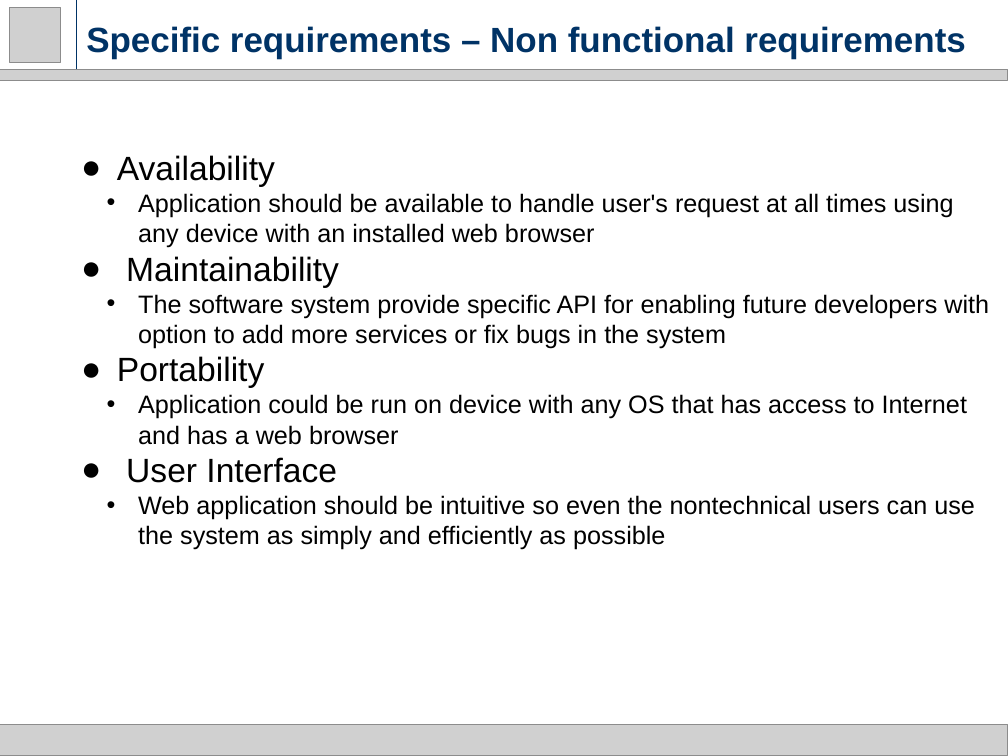
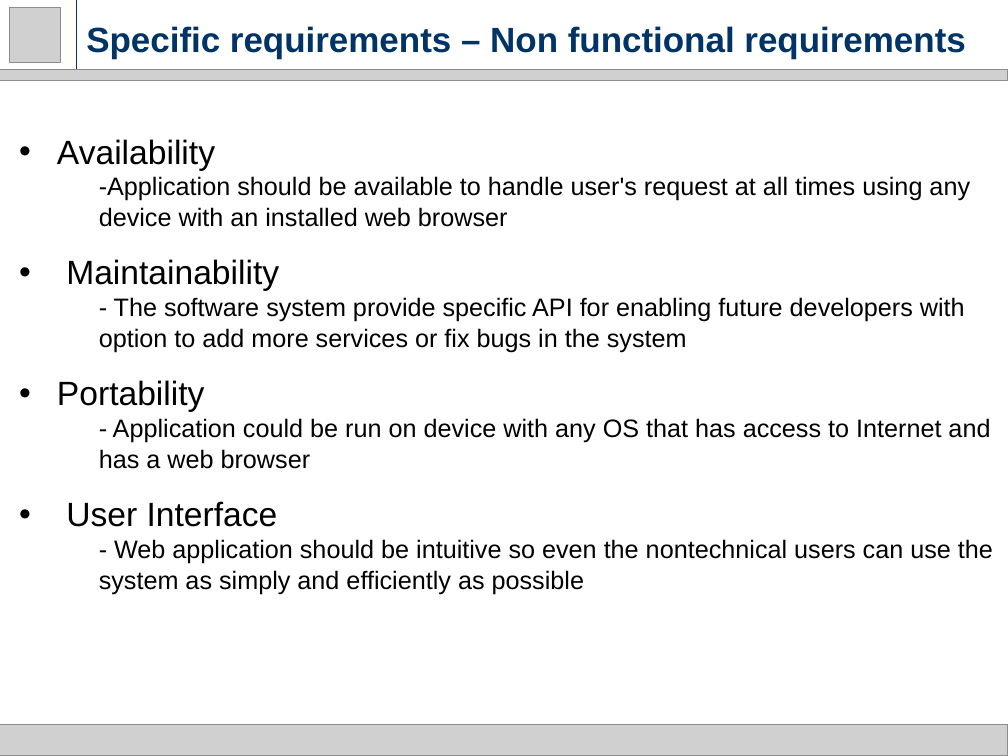
Before and after one commit to milica13629/SW2015, a slide deck: slide 24 of RASD.pptx (slide 26 before the commit). Drawn at 1008x756 pixels with LibreOffice and Linux fonts; fonts in the diff are those of the drawing; grey boxes stand for pictures. Boxes give left, top, right and bottom in pixels: in the first picture for what was removed or moved away, otherwise in the second. Text is boxed around its words. In the diff, an @@ line names an element or a change of style, - is before the commit and + after.

Commit message:
Final version ppt and pdg

```diff
--- a/RASD.pptx
+++ b/RASD.pptx
@@ text "Availability": place and size @@
-text "Availability" at (117,155,989,550)
+text "Availability" at (57,139,993,594)
@@ text at (57,139,279,527): bullet ● to •; line spacing 1 to 1.5 @@
@@ text at (99,176,970,227): text changed @@
-  • Application should be available to handle user's request at all times using any device with an installed web browser
+  -Application should be available to handle user's request at all times using any device with an installed web browser
@@ text at (99,297,965,352): text changed @@
-  • The software system provide specific API for enabling future developers with option to add more services or fix bugs in the system
+  - The software system provide specific API for enabling future developers with option to add more services or fix bugs in the system
@@ text at (99,418,990,469): text changed @@
-  • Application could be run on device with any OS that has access to Internet and has a web browser
+- Application could be run on device with any OS that has access to Internet and has a web browser
@@ text at (99,539,993,594): text changed @@
-  • Web application should be intuitive so even the nontechnical users can use the system as simply and efficiently as possible
+- Web application should be intuitive so even the nontechnical users can use the system as simply and efficiently as possible
```
Also in this commit, not shown: 16 other slides changed, 1 slide added, 2 slides removed, 1 other file.
